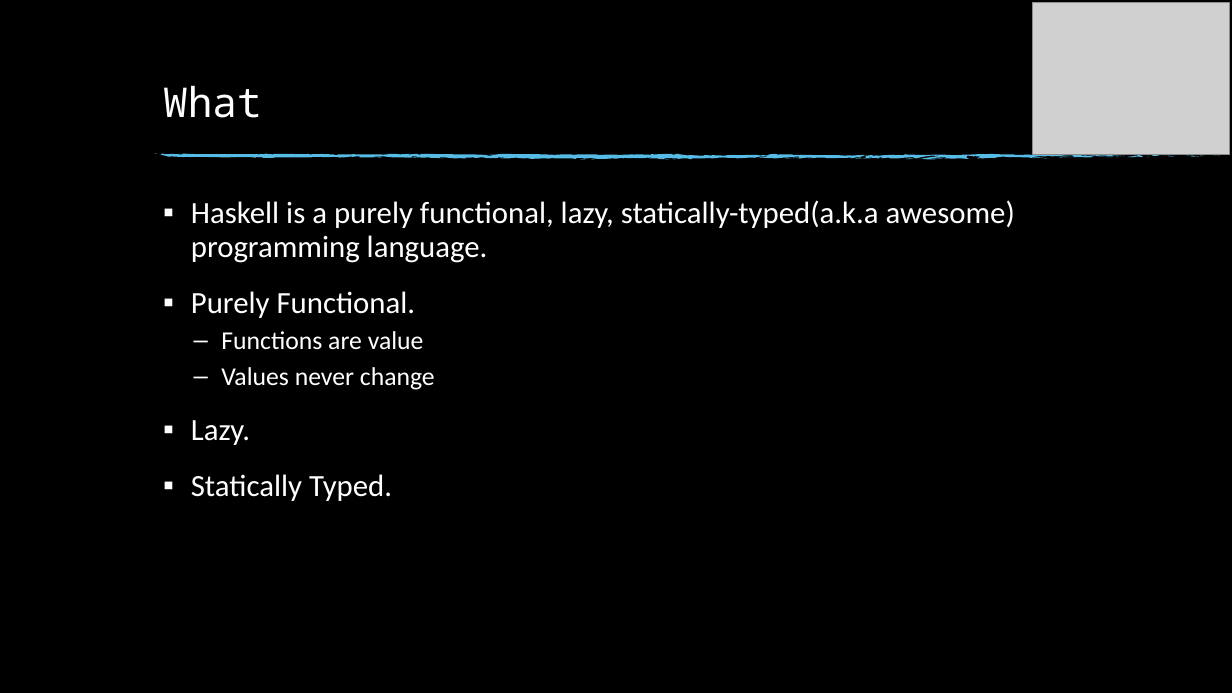
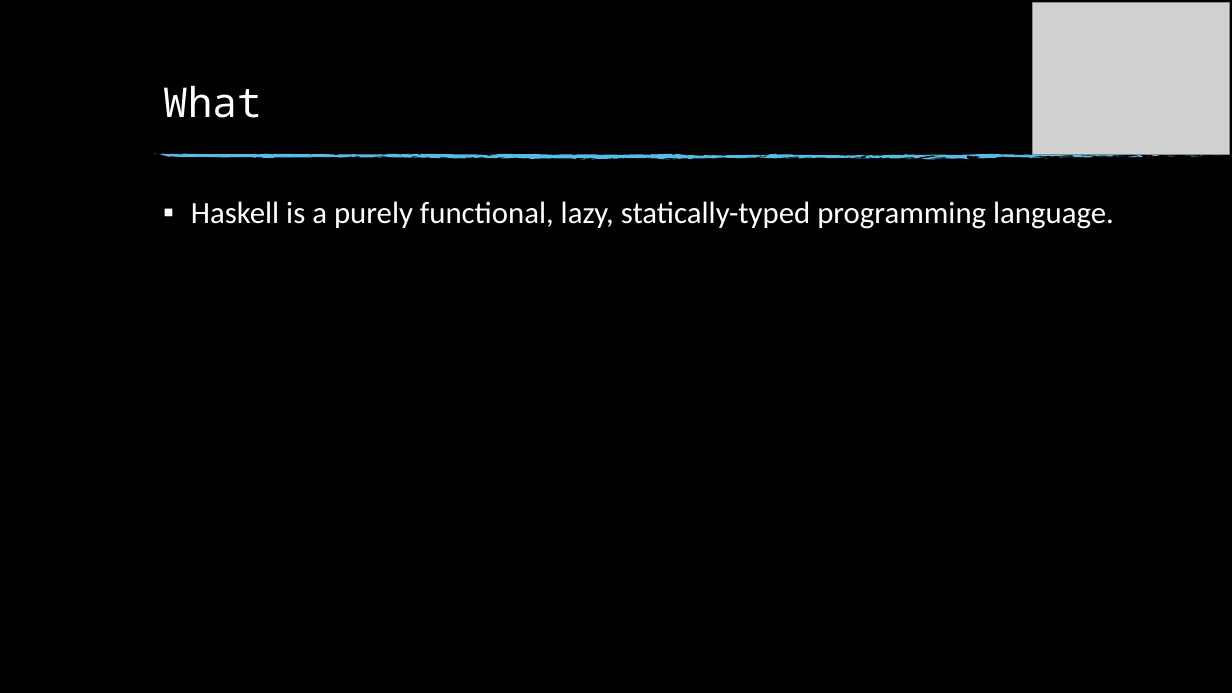
Before and after one commit to anuragjaiswal/haskell-ppt, a slide deck: slide 6 of Haskell.pptx (slide 3 before the commit). Drawn at 1232x693 pixels with LibreOffice and Linux fonts; fonts in the diff are those of the drawing; grey boxes stand for pictures; background and template pictures are left out. Boxes give left, top, right and bottom in pixels: in the first picture for what was removed or moved away, otherwise in the second. Text is boxed around its words. In the diff, an @@ line names an element or a change of style, - is before the commit and + after.

```diff
--- a/Haskell.pptx
+++ b/Haskell.pptx
@@ text at (x1=191, y1=201, x2=1114, y2=229): text changed @@
-▪ Haskell is a purely functional, lazy, statically-typed(a.k.a awesome) programming language.
-▪ Purely Functional.
-  – Functions are value
-  – Values never change
-▪ Lazy.
-▪ Statically Typed.
+▪ Haskell is a purely functional, lazy, statically-typed programming language.
```
Also in this commit, not shown: 18 other slides changed, 5 slides added, 3 slides removed, 1 other file.
